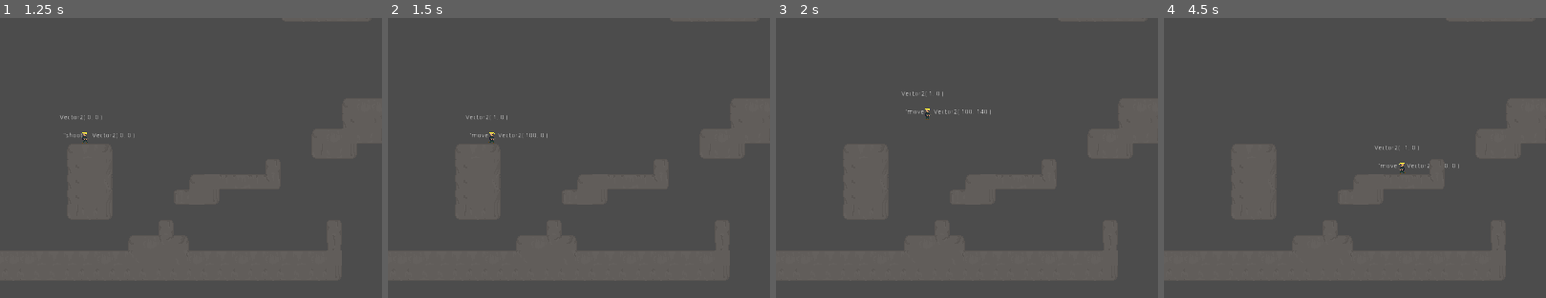
Above: before the commit, frames 1-4 (left to right).
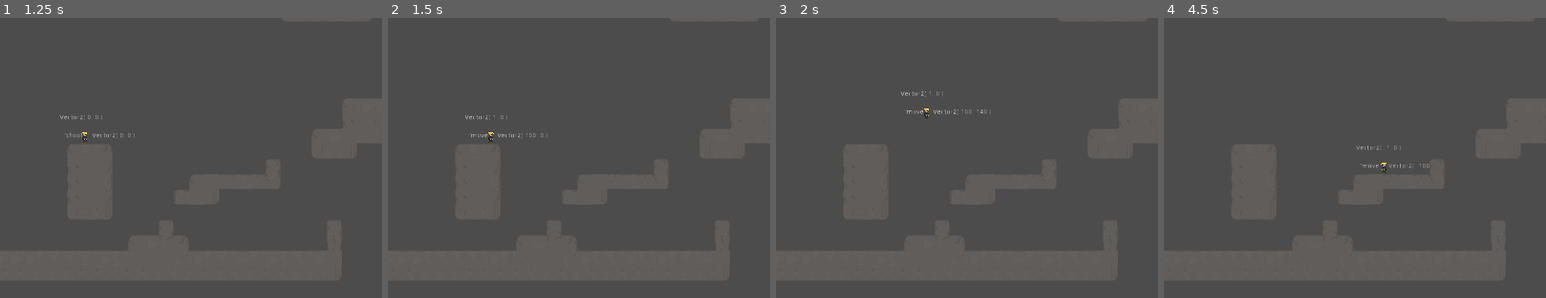
Above: after the commit, the same moments.

Repository: raczynskid/PixelSoldier
Game: Godot game, scene res://World.tscn
The game is run twice, just before and just after one commit, with the same random seed, the same clock (stepped at 60 frames per second) and the same inputs. The engine's default icon, where the game draws it, is replaced by a stand-in: a white triangle on a blue panel in a dark square.
Inputs:
- Up to frame 1 (1.25 s): hold Right (ui_right) from 0.53 s (still down); hold Space (fire) from 0.53 s (still down); tap Up (ui_up) at 0.77 s
- Up to frame 2 (1.5 s): keep holding Right (ui_right); tap Enter at 1.25 s; release Space (fire) at 1.28 s; tap Space (fire) at 1.35 s
- Up to frame 3 (2 s): keep holding Right (ui_right); tap Up (ui_up) at 1.52 s
- Up to frame 4 (4.5 s): release Right (ui_right) at 2.03 s; hold Left (ui_left) 2.03-2.78 s; hold Space (fire) 2.03-2.78 s; hold Right (ui_right) 2.78-4.28 s; tap Space (fire) at 2.85, 4.35 s; tap Up (ui_up) at 3.02, 3.77 s; hold Space (fire) 3.53-4.28 s; tap Enter at 4.25 s; hold Left (ui_left) from 4.28 s (still down)
The pictures show only the part of the screen within x 21-71%, y 17-67%; the shares and areas given below are measured in that part.

Frame 1 is identical in both runs. In frame 2, 0.2% of the frame differs, in the area x 20-42%, y 34-45%; in frame 3, 0.2%; in frame 4, 0.3%, in the area x 50-78%, y 45-56%.

Commit message:
#2 functioning player roll with cooldown

Diff:
--- a/Characters/Player.gd
+++ b/Characters/Player.gd
@@ -1,15 +1,18 @@
 extends KinematicBody2D
+
+const Cooldown = preload('res://Scripts/Cooldown.gd')
 
 var states_stack = []
 var current_state = null
 var fire : float
 var roll : float
+var roll_enabled = true
 
 var velocity = Vector2.ZERO
 var input_vector = Vector2.ZERO
 var last_vector = Vector2.ZERO
 var air_acceleration = Globals.ACCELERATION / 12
-var timer = Timer.new()
+onready var roll_cooldown = Cooldown.new(3)
 
 onready var animationPlayer = get_node("AnimationPlayer")
 onready var animationTree = get_node("AnimationTree")
@@ -18,6 +21,7 @@
 func _ready():
 	animationTree.active = true
 	velocity = Vector2(0,0)
+	roll_cooldown.max_time = 0.3
 
 func _physics_process(delta):
 
@@ -26,7 +30,7 @@
 
 	# get arrow key inputs
 	input_vector = get_movement_inputs()
-	current_state = get_action_inputs()
+	current_state = get_action_inputs(delta)
 
 	# prevent movement or idle if in shoot state
 	if current_state == "shoot":
@@ -70,7 +74,10 @@
 
 	return input_vector
 
-func get_action_inputs():
+func get_action_inputs(delta):
+	# tick cooldowns
+	roll_cooldown.tick(delta)
+
 	# check for keyboard inputs for actions
 	fire = Input.get_action_strength("fire")
 	roll = Input.get_action_strength("ui_down")
@@ -85,12 +92,14 @@
 	else:
 		idle_state(last_vector)
 	if roll:
-		# use animation tree blendspace to apply last direction to roll animation
-		if current_state != "roll":
-			animationTree.set("parameters/Roll/blend_position", last_vector.x)
-			animationState.travel("Roll")
-		# perform roll in directon currently facing
-		return "roll"
+		# check if roll is not in cooldown
+		if roll_cooldown.is_ready():
+			# use animation tree blendspace to apply last direction to roll animation
+			if current_state != "roll":
+				animationTree.set("parameters/Roll/blend_position", last_vector.x)
+				animationState.travel("Roll")
+			# perform roll in directon currently facing
+			return "roll"
 
 func idle_state(last_vector):
 	# set idle animation according to last known movement direction
@@ -144,17 +153,32 @@
 			velocity.x = Globals.MAX_SPEED / 2
 		if last_vector.x < 0:
 			velocity.x = -(Globals.MAX_SPEED / 2)
-		return velocity
 
 	# roll from movement
 	else:
 		# keep current movement vector if input is applied
 		animationTree.set("parameters/Roll/blend_position", input_vector.x)
 		animationState.travel('Roll')
-		return velocity
+		if velocity.x != 0:
+			if last_vector.x > 0:
+				velocity.x = Globals.MAX_SPEED * 1.5
+			if last_vector.x < 0:
+				velocity.x = -(Globals.MAX_SPEED * 1.5)
+
+
+	return velocity
 
 func end_roll():
-	return
+	# called on animation end
+	# return to idle
+	current_state = "idle"
+	idle_state(last_vector)
+	# reset cooldown timer
+	roll_cooldown.reset()
+	# if roll ends on the floor, decrease horizontal speed to 1/3rd
+	if is_on_floor():
+		velocity.x = velocity.x / 3
+
 
 func shoot(input_vector):
 	# base shoot state, animation is already initialized from get_movement_inputs()
@@ -168,8 +192,7 @@
 
 	# remove any horizontal speed if remaining
 	if is_on_floor():
-		if velocity.x < 0:
-			velocity.x += Globals.PLAYER_SLIDE_FACTOR / 6
-		if velocity.x > 0:
-			velocity.x -= Globals.PLAYER_SLIDE_FACTOR / 6
+		velocity.x = int(round(lerp(velocity.x, 0, 0.1)))
+		if abs(velocity.x) == 5:
+			velocity.x = 0
 	return velocity
--- a/Characters/Player.tscn
+++ b/Characters/Player.tscn
@@ -1,14 +1,100 @@
-[gd_scene load_steps=19 format=2]
-
-[ext_resource path="res://Characters/Character.tscn" type="PackedScene" id=1]
+[gd_scene load_steps=40 format=2]
+
 [ext_resource path="res://Spritesheets/Soldat.png" type="Texture" id=2]
 [ext_resource path="res://Characters/Player.gd" type="Script" id=7]
 
+[sub_resource type="AnimationNodeAnimation" id=16]
+animation = "IdleLeft"
+
+[sub_resource type="AnimationNodeAnimation" id=17]
+animation = "IdleRight"
+
+[sub_resource type="AnimationNodeBlendSpace1D" id=18]
+blend_point_0/node = SubResource( 16 )
+blend_point_0/pos = -1.0
+blend_point_1/node = SubResource( 17 )
+blend_point_1/pos = 1.0
+
+[sub_resource type="AnimationNodeAnimation" id=19]
+animation = "RollLeft"
+
+[sub_resource type="AnimationNodeAnimation" id=20]
+animation = "RollRight"
+
+[sub_resource type="AnimationNodeBlendSpace1D" id=21]
+blend_point_0/node = SubResource( 19 )
+blend_point_0/pos = -0.6
+blend_point_1/node = SubResource( 20 )
+blend_point_1/pos = 0.5
+
+[sub_resource type="AnimationNodeAnimation" id=22]
+animation = "RunLeft"
+
+[sub_resource type="AnimationNodeAnimation" id=23]
+animation = "RunRight"
+
+[sub_resource type="AnimationNodeBlendSpace1D" id=24]
+blend_point_0/node = SubResource( 22 )
+blend_point_0/pos = -0.5
+blend_point_1/node = SubResource( 23 )
+blend_point_1/pos = 0.5
+
+[sub_resource type="AnimationNodeAnimation" id=25]
+animation = "ShootLeft"
+
+[sub_resource type="AnimationNodeAnimation" id=26]
+animation = "ShootRight"
+
+[sub_resource type="AnimationNodeAnimation" id=27]
+animation = "ShootUpLeft"
+
+[sub_resource type="AnimationNodeAnimation" id=28]
+animation = "ShootUpRight"
+
+[sub_resource type="AnimationNodeBlendSpace2D" id=29]
+auto_triangles = false
+blend_point_0/node = SubResource( 25 )
+blend_point_0/pos = Vector2( -1, 0 )
+blend_point_1/node = SubResource( 26 )
+blend_point_1/pos = Vector2( 1, 0 )
+blend_point_2/node = SubResource( 27 )
+blend_point_2/pos = Vector2( -1, 1 )
+blend_point_3/node = SubResource( 28 )
+blend_point_3/pos = Vector2( 1, 1 )
+triangles = PoolIntArray( 0, 1, 3, 0, 2, 3, 0, 1, 2, 1, 2, 3 )
+blend_mode = 1
+
+[sub_resource type="AnimationNodeStateMachineTransition" id=30]
+
+[sub_resource type="AnimationNodeStateMachineTransition" id=31]
+
+[sub_resource type="AnimationNodeStateMachineTransition" id=32]
+
+[sub_resource type="AnimationNodeStateMachineTransition" id=33]
+
+[sub_resource type="AnimationNodeStateMachineTransition" id=34]
+
+[sub_resource type="AnimationNodeStateMachineTransition" id=38]
+switch_mode = 2
+
+[sub_resource type="AnimationNodeStateMachine" id=36]
+states/Idle/node = SubResource( 18 )
+states/Idle/position = Vector2( 820, 92 )
+states/Roll/node = SubResource( 21 )
+states/Roll/position = Vector2( 685, 277 )
+states/Run/node = SubResource( 24 )
+states/Run/position = Vector2( 1073, 306 )
+states/Shoot/node = SubResource( 29 )
+states/Shoot/position = Vector2( 1284, 92 )
+transitions = [ "Idle", "Shoot", SubResource( 30 ), "Shoot", "Idle", SubResource( 31 ), "Idle", "Run", SubResource( 32 ), "Run", "Idle", SubResource( 33 ), "Idle", "Roll", SubResource( 34 ), "Roll", "Idle", SubResource( 38 ) ]
+start_node = "Idle"
+graph_offset = Vector2( 210, -3 )
+
 [sub_resource type="AnimationNodeStateMachinePlayback" id=1]
 
 [sub_resource type="Animation" id=2]
 resource_name = "IdleLeft"
-length = 0.5
+length = 0.2
 tracks/0/type = "value"
 tracks/0/path = NodePath("Pivot/Body:frame")
 tracks/0/interp = 1
@@ -23,7 +109,7 @@
 }
 
 [sub_resource type="Animation" id=3]
-length = 0.5
+length = 0.2
 tracks/0/type = "value"
 tracks/0/path = NodePath("Pivot/Body:frame")
 tracks/0/interp = 1
@@ -39,7 +125,7 @@
 
 [sub_resource type="Animation" id=4]
 resource_name = "RollLeft"
-length = 0.3
+length = 0.4
 tracks/0/type = "value"
 tracks/0/path = NodePath("Pivot/Body:frame")
 tracks/0/interp = 1
@@ -52,9 +138,23 @@
 "update": 1,
 "values": [ 35, 36, 37 ]
 }
+tracks/1/type = "method"
+tracks/1/path = NodePath(".")
+tracks/1/interp = 1
+tracks/1/loop_wrap = true
+tracks/1/imported = false
+tracks/1/enabled = true
+tracks/1/keys = {
+"times": PoolRealArray( 0.3 ),
+"transitions": PoolRealArray( 1 ),
+"values": [ {
+"args": [  ],
+"method": "end_roll"
+} ]
+}
 
 [sub_resource type="Animation" id=5]
-length = 0.3
+length = 0.4
 tracks/0/type = "value"
 tracks/0/path = NodePath("Pivot/Body:frame")
 tracks/0/interp = 1
@@ -67,6 +167,20 @@
 "update": 1,
 "values": [ 7, 8, 9 ]
 }
+tracks/1/type = "method"
+tracks/1/path = NodePath(".")
+tracks/1/interp = 1
+tracks/1/loop_wrap = true
+tracks/1/imported = false
+tracks/1/enabled = true
+tracks/1/keys = {
+"times": PoolRealArray( 0.3 ),
+"transitions": PoolRealArray( 1 ),
+"values": [ {
+"args": [  ],
+"method": "end_roll"
+} ]
+}
 
 [sub_resource type="Animation" id=6]
 resource_name = "RunLeft"
@@ -226,16 +340,23 @@
 "values": [ 13, 14, 15, 16, 17, 18 ]
 }
 
-[node name="Player" instance=ExtResource( 1 )]
+[sub_resource type="RectangleShape2D" id=37]
+extents = Vector2( 3.31332, 1.21858 )
+
+[node name="Player" type="KinematicBody2D"]
 script = ExtResource( 7 )
 
-[node name="AnimationTree" parent="." index="0"]
+[node name="AnimationTree" type="AnimationTree" parent="."]
+tree_root = SubResource( 36 )
+anim_player = NodePath("../AnimationPlayer")
+active = true
 parameters/playback = SubResource( 1 )
 parameters/Idle/blend_position = -0.0127971
+parameters/Roll/blend_position = 0
 parameters/Run/blend_position = 0
 parameters/Shoot/blend_position = Vector2( 0.000624657, 0.00619197 )
 
-[node name="AnimationPlayer" parent="." index="1"]
+[node name="AnimationPlayer" type="AnimationPlayer" parent="."]
 playback_process_mode = 0
 anims/IdleLeft = SubResource( 2 )
 anims/IdleRight = SubResource( 3 )
@@ -252,11 +373,16 @@
 anims/StabLeft = SubResource( 14 )
 anims/StabRight = SubResource( 15 )
 
-[node name="Body" parent="Pivot" index="0"]
+[node name="Tween" type="Tween" parent="."]
+
+[node name="Pivot" type="Position2D" parent="."]
+
+[node name="Body" type="Sprite" parent="Pivot"]
 position = Vector2( 0, -6 )
 texture = ExtResource( 2 )
 hframes = 56
 frame = 6
 
-[node name="MovementCollision" parent="." index="4"]
+[node name="MovementCollision" type="CollisionShape2D" parent="."]
 position = Vector2( -0.695272, -1.39242 )
+shape = SubResource( 37 )
--- /dev/null
+++ b/Scripts/Cooldown.gd
@@ -0,0 +1,17 @@
+var time = 0.0
+var max_time = 0.0
+
+func _init(max_time):
+    self.max_time = max_time
+    self.time = 0
+
+func tick(delta):
+    time = max(time - delta, 0)
+
+func is_ready():
+    if time > 0:
+        return false
+    return true
+
+func reset():
+    time = max_time
